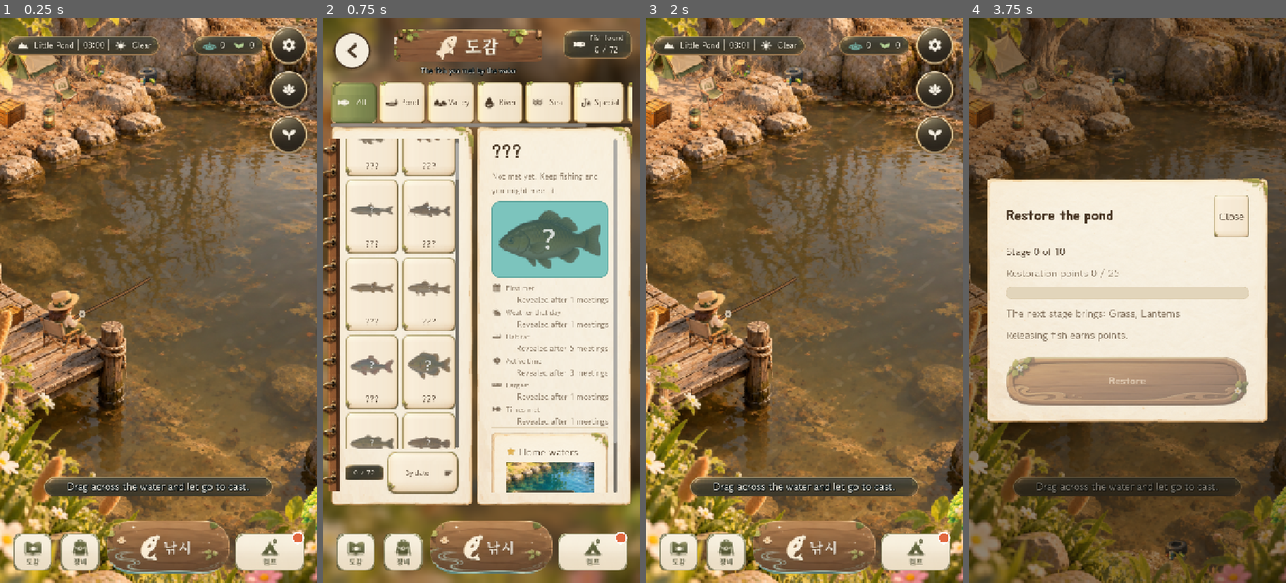
Above: before the commit, frames 1-4 (left to right).
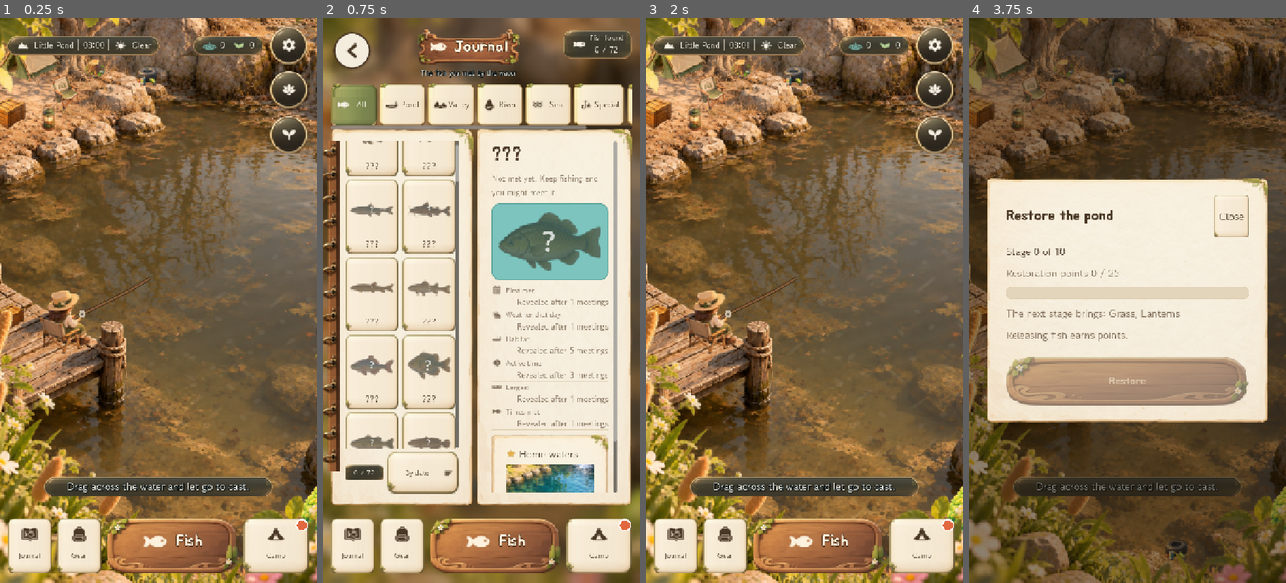
Above: after the commit, the same moments.

Repository: jeiel85/ripple-garden
Game: Godot game, scene res://world/game_root.tscn
Two runs of this game, one before a commit and one after it. Both use one fixed random seed, a clock stepped at 60 frames per second and the inputs below.
Inputs (mouse positions are in pixels of both pictures, inside the frame that each line leads up to):
- Up to frame 1 (0.25 s): no input
- Up to frame 2 (0.75 s): click (351, 543) at 0.5 s, where only the run after the commit has a clickable "Journal"
- Up to frame 3 (2 s): click (674, 51) at 1.27 s
- Up to frame 4 (3.75 s): click (1257, 91) at 2.02 s; click "Water-mind" at 2.75 s; click (1257, 136) at 3.52 s

The runs differ from the first frame. In frame 1, 5.8% of the frame differs, in the area x 2-98%, y 88-99%; in frame 2, 16%, in the area x 0-98%, y 2-99%; in frame 3, 5.8%; in frame 4, nothing differs.

Commit message:
fix(ui): 목업 조각은 한국어일 때만 — 다른 언어는 번역된 컨트롤 (Codex 리뷰 #55)
- UiKit.mockup_pictures_allowed(): 한국어이고 고대비가 아닐 때만 목업 조각(한글이 구워진 그림)을 씀
- 간판·포획 결과 카드뿐 아니라 이미 들어간 하단 메뉴(#53)에도 같은 조건 적용
- 언어를 바꾸면 장면을 다시 불러오므로 그때 다시 판단됨
- 테스트: 언어를 설정으로 고정하고 영어에서는 번역된 버튼·간판이 남는지 확인(CI 기기 언어와 무관하게)
- D-032에 언어 조건 기록

Co-Authored-By: Claude Opus 5.5 <noreply@anthropic.com>

Diff:
--- a/godot/tests/unit/test_game_root.gd
+++ b/godot/tests/unit/test_game_root.gd
@@ -424,7 +424,11 @@
 	_stop(root)
 
 func test_bottom_bar_pictures_keep_names_and_step_aside_in_high_contrast() -> void:
-	var root := _start()
+	var previous := TranslationServer.get_locale()
+	# The bottom-bar pictures have Korean words baked in (D-032); the game picks its locale from the setting.
+	GameState.new_game()
+	GameState.set_setting("language", "ko")
+	var root := _start(false)
 	var hud: Hud = root.ui.hud
 	for button in [hud.journal_button, hud.gear_button, hud.cta_button, hud.camp_button]:
 		if not ArtLibrary.has("ui", {hud.journal_button: "nav_journal", hud.gear_button: "nav_gear", hud.cta_button: "nav_cast", hud.camp_button: "nav_camp"}[button]):
@@ -441,3 +445,9 @@
 	GameState.set_setting("high_contrast_meter", false)
 	assert_true(hud.journal_button.text.is_empty(), "the picture comes back")
 	_stop(root)
+	GameState.new_game()
+	GameState.set_setting("language", "en")
+	var english := _start(false)
+	assert_false(english.ui.hud.journal_button.text.is_empty(), "another language keeps the translated button")
+	_stop(english)
+	TranslationServer.set_locale(previous)
--- a/godot/tests/unit/test_ui_components.gd
+++ b/godot/tests/unit/test_ui_components.gd
@@ -318,6 +318,8 @@
 func test_mockup_pieces_replace_their_controls_and_step_aside_in_high_contrast() -> void:
 	if not ArtLibrary.has("ui", "sign_journal"):
 		return  # the pieces are optional art (D-032)
+	var previous := TranslationServer.get_locale()
+	TranslationServer.set_locale("ko")  # the pieces have Korean words baked in
 	GameState.set_setting("high_contrast_meter", false)
 	var host := Control.new()
 	host.theme = UiTheme.build(1.0, false, false)
@@ -332,4 +334,9 @@
 	assert_false(board.get_meta("mockup_picture", true), "High Contrast gives the drawn board back")
 	assert_true(board.get_child(0).visible)
 	GameState.set_setting("high_contrast_meter", false)
+	TranslationServer.set_locale("en")
+	var english := UiKit.sign_board("fish", "Journal", "sign_journal")
+	host.add_child(english)
+	assert_false(english.get_meta("mockup_picture", true), "the Korean picture is not used in another language")
+	TranslationServer.set_locale(previous)
 	host.free()
--- a/godot/ui/hud.gd
+++ b/godot/ui/hud.gd
@@ -343,7 +343,7 @@
 			_nav_art[button] = picture
 			_nav_plain[button] = {"text": button.text, "icon": button.icon, "size": button.custom_minimum_size,
 				"h_flags": button.size_flags_horizontal, "v_flags": button.size_flags_vertical}
-	set_nav_pictures(GameState.get_setting("high_contrast_meter") != true)
+	set_nav_pictures(UiKit.mockup_pictures_allowed())
 	journal_dot = UiKit.notice_dot(journal_button)
 	camp_dot = UiKit.notice_dot(camp_button)
 	row.add_child(journal_button)
--- a/godot/ui/ui_controller.gd
+++ b/godot/ui/ui_controller.gd
@@ -610,7 +610,7 @@
 		GameState.get_setting("large_ui") == true,
 		GameState.get_setting("high_contrast_meter") == true)
 	fight_meter.configure(fight_meter.band_min, fight_meter.band_max, GameState.get_setting("high_contrast_meter") == true)
-	hud.set_nav_pictures(GameState.get_setting("high_contrast_meter") != true)  # High Contrast keeps the plain buttons
+	hud.set_nav_pictures(UiKit.mockup_pictures_allowed())  # Korean only, and not in High Contrast
 	_apply_motion()
 	_apply_layout()
 
--- a/godot/ui/ui_kit.gd
+++ b/godot/ui/ui_kit.gd
@@ -247,9 +247,15 @@
 const MOCKUP_SCALE := 720.0 / 941.0
 const PICTURE_STATES: PackedStringArray = ["panel", "normal", "hover", "pressed", "disabled"]
 
+## True when the mockup pieces may be shown: the game is in Korean (their words are baked in, D-032) and
+## High Contrast is off. A language change reloads the scene, so this is read again then.
+static func mockup_pictures_allowed() -> bool:
+	return TranslationServer.get_locale().begins_with("ko") and GameState.get_setting("high_contrast_meter") != true
+
 ## Shows `control` as the piece `ui/<picture_name>.png` cut from a mockup (D-032: Korean words baked in) at
-## the mockup's scale, hiding `content` (what the control draws itself). High Contrast gives the drawn
-## control back, with its theme's strong borders; the swap follows the setting whenever the theme is rebuilt.
+## the mockup's scale, hiding `content` (what the control draws itself). Other languages and High Contrast
+## get the drawn control (translated, with the theme's strong borders); the swap follows the setting
+## whenever the theme is rebuilt.
 ## Nothing happens when the picture does not exist. The control keeps its tooltip as its accessibility name.
 static func mockup_picture(control: Control, picture_name: String, content: Array) -> void:
 	var picture := ArtLibrary.texture("ui", picture_name)
@@ -263,7 +269,7 @@
 		style.modulate_color = UiTheme.FRAME_TINTS.get(state, Color.WHITE)
 		styles[state] = style
 	var apply := func() -> void:
-		var on: bool = GameState.get_setting("high_contrast_meter") != true
+		var on: bool = mockup_pictures_allowed()
 		if control.get_meta("mockup_picture", false) == on and control.has_meta("mockup_picture"):
 			return
 		control.set_meta("mockup_picture", on)
Not shown, changed: DECISIONS.md
